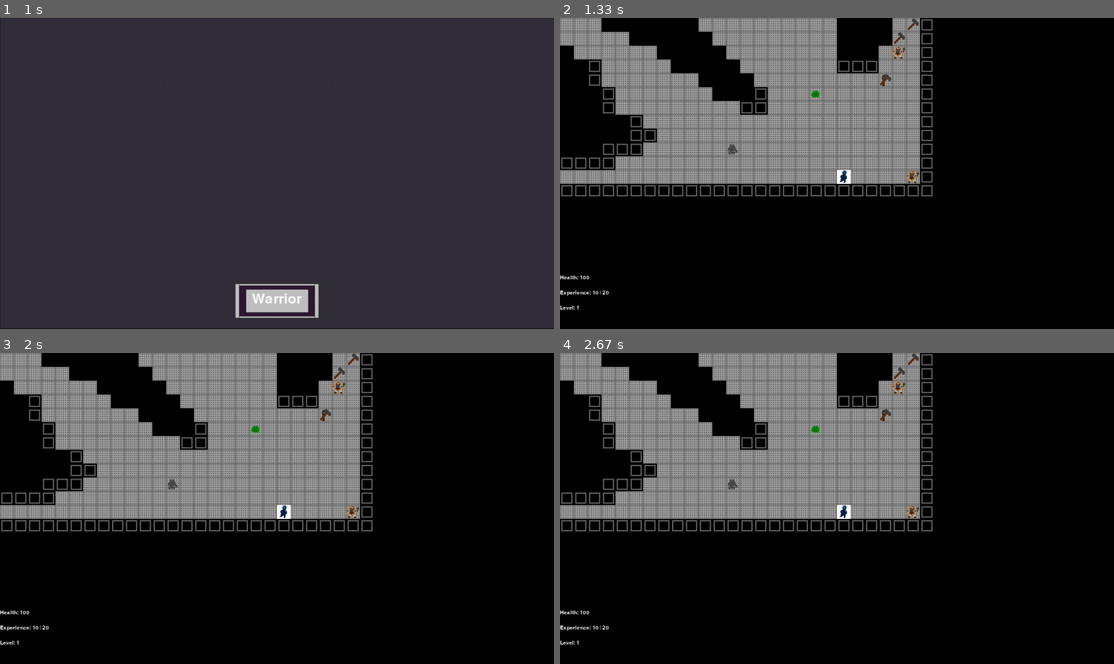
Above: before the commit, frames 1-4 (two rows, left to right).
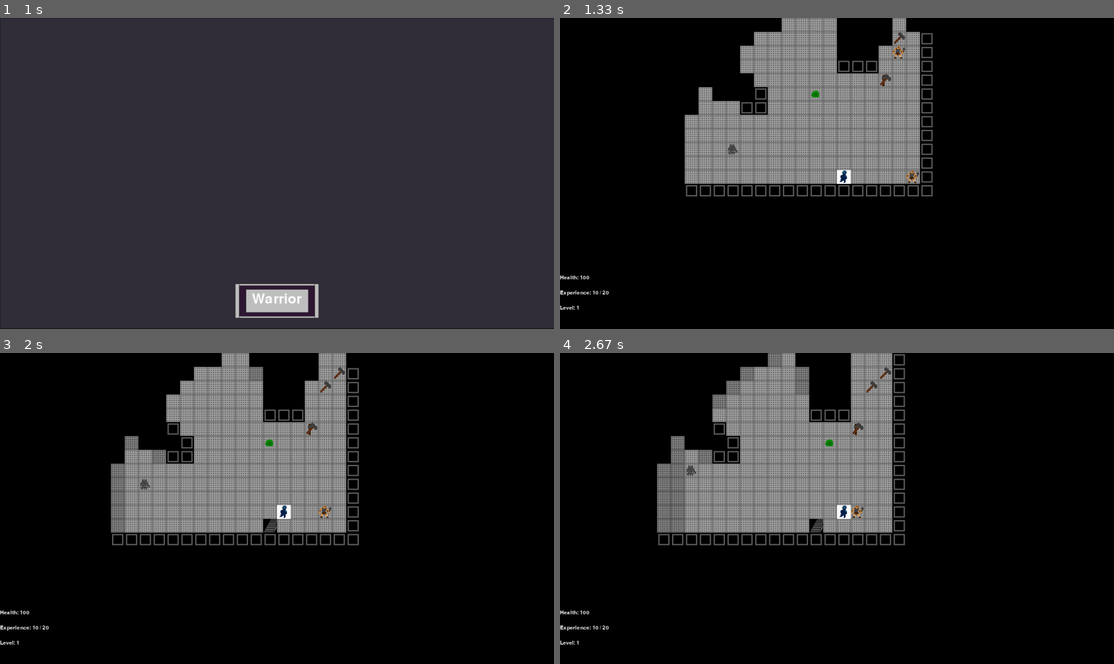
Above: after the commit, the same moments.

Repository: Leemoose/Roguelike-Framework
Game: pygame game, started from roguewriting.py
Two runs of this game, one before a commit and one after it. Both use one fixed random seed, a clock stepped at 60 frames per second and the inputs below.
Inputs:
- Up to frame 1 (1 s): tap 1 at 0.33, 0.67 s
- Up to frame 2 (1.33 s): tap 1 at 1 s
- Up to frame 3 (2 s): hold Right 1.33-1.8 s; hold Up from 1.83 s (still down)
- Up to frame 4 (2.67 s): release Up at 2.13 s; hold Right 2.17-2.63 s

Frame 1 is identical in both runs. In frame 2, 8.8% of the frame differs, in the area x 0-68%, y 0-58%; in frame 3, 16%; in frame 4, 19%, in the area x 0-68%, y 0-62%.

Commit message:
Added some more slightly hacky sight features

Diff:
--- a/display.py
+++ b/display.py
@@ -63,14 +63,18 @@
                     pass
                 elif floormap.track_map[x][y].seen == False:
                     pass
+                elif floormap.track_map[x][y].visible == True:
+                    tag = tileDict.tile_string(floormap.get_tag(x, y))
+                    self.win.blit(tag, (self.textSize * (x - x_start), self.textSize * (y - y_start)))
                 else:
-                    tag = tileDict.tile_string(floormap.get_tag(x,y))
+                    tag = tileDict.tile_string(floormap.track_map[x][y].shaded_render_tag)
+
                     self.win.blit(tag, (self.textSize * (x - x_start), self.textSize * (y - y_start)))
 
         for key in item_ID.subjects:
             item = item_ID.get_subject(key)
             if (item.x >= x_start and item.x < x_end and item.y >= y_start and item.y < y_end):
-                if floormap.track_map[item.x][item.y].seen:
+                if floormap.track_map[item.x][item.y].visible:
                     item_tile = tileDict.tile_string(item.render_tag)
                     self.win.blit(item_tile, (self.textSize * (item.x - x_start), self.textSize * (item.y - y_start)))
 
@@ -80,7 +84,7 @@
             monster = monsterID.get_subject(key)
             if monster.character.is_alive():
                 if (monster.x >= x_start and monster.x < x_end and monster.y >= y_start and monster.y < y_end):
-                    if floormap.track_map[monster.x][monster.y].seen:
+                    if floormap.track_map[monster.x][monster.y].visible:
                         monster_tile = tileDict.tile_string(monster.render_tag)
                         self.win.blit(monster_tile, (self.textSize*(monster.x - x_start), self.textSize*(monster.y - y_start)))
             else:
--- a/keyboard.py
+++ b/keyboard.py
@@ -8,6 +8,10 @@
         keys_to_string[pygame.K_a] = "a"
         keys_to_string[pygame.K_s] = "s"
         keys_to_string[pygame.K_d] = "d"
+        keys_to_string[pygame.K_UP] = "w"
+        keys_to_string[pygame.K_LEFT] = "a"
+        keys_to_string[pygame.K_DOWN] = "s"
+        keys_to_string[pygame.K_RIGHT] = "d"
         keys_to_string[pygame.K_i] = "i"
         keys_to_string[pygame.K_g] = "g"
         keys_to_string[pygame.K_u] = "u"
@@ -17,6 +21,7 @@
         keys_to_string[pygame.K_PERIOD] = "."
         keys_to_string[146] = ">"
         keys_to_string[144] = "<"
+
         self.keys_to_string = keys_to_string
 
     def key_string(self, key, shift_pressed):
--- a/mapping.py
+++ b/mapping.py
@@ -23,9 +23,12 @@
         file = 'assets/P.png'
         player_image = image.load(file)
         tiles = {}
-        tiles[0] = image.load("assets/basic_wall.png")
-        tiles[1] = image.load("assets/basic_floor.png")
+        tiles[1] = image.load("assets/basic_wall.png")
+        tiles[-1] = image.load("assets/basic_wall.png")
+        tiles[2] = image.load("assets/basic_floor.png")
+        tiles[-2] = image.load("assets/basic_floor_shaded.png")
         tiles[90] = image.load("assets/stairs_up.png")
+        tiles[-90] = image.load("assets/stairs_up.png")
         tiles[200] = player_image
         tiles[101] = image.load("assets/orc.png")
         tiles[102] = image.load("assets/slime.png")
@@ -127,7 +130,7 @@
         for x in range(length):
             for y in range(depth):
                 if startx + x >= 0 and startx + x < self.width and starty+y >= 0 and starty + y < self.height:
-                    tile = O.Tile(startx + x, starty + y, 0, True)
+                    tile = O.Tile(startx + x, starty + y, 1, True)
                     self.tile_map[startx + x][starty + y] = tile
 
 
@@ -253,7 +256,7 @@
         self.track_map = []
         self.stairs = []
         for x in range(self.width):
-            self.track_map.append([O.Tile(x, y, 0, False) for y in range(self.height)])
+            self.track_map.append([O.Tile(x, y, 1, False) for y in range(self.height)])
         self.cellular_caves()
         self.render_to_map()
         self.place_stairs()
@@ -307,16 +310,16 @@
             temp = []
             for y in range(self.height):
                 if self.track_map_render[x][y] == 1:
-                    temp.append(O.Tile(x, y, 1, True))
+                    temp.append(O.Tile(x, y, 2, True))
                 else:
-                    temp.append(O.Tile(x, y, 0, False))
+                    temp.append(O.Tile(x, y, 1, False))
             self.track_map.append(temp)
 
 
     def carve_rooms(self):
         for x in range(self.width - 2):
             for y in range(self.height - 2):
-                tile = O.Tile(x+1, y+1, 1, True)
+                tile = O.Tile(x+1, y+1, 2, True)
                 self.track_map[x+1][y+1] = tile
 
     def place_stairs(self):
--- a/objects.py
+++ b/objects.py
@@ -3,6 +3,7 @@
     def __init__(self, x, y, id_tag, render_tag, name):
         self.id_tag = id_tag
         self.render_tag = render_tag
+        self.shaded_render_tag = -render_tag
         self.name = name
         self.x = x
         self.y = y
@@ -24,6 +25,7 @@
         super().__init__(x, y, id_tag, render_tag, "Tile")
         self.passable = passable
         self.seen = False
+        self.visible = False
 
 class Stairs(Tile):
     def __init__(self, x, y, render_tag = 0, passable = True, id_tag = 0):
--- a/shadowcasting.py
+++ b/shadowcasting.py
@@ -2,15 +2,25 @@
 from fractions import Fraction
 #https://github.com/370417/symmetric-shadowcasting/blob/master/example.py
 def compute_fov(origin, tile_map):
-    x,y = origin
-    tile_map[x][y].seen = True
+    for x in range(len(tile_map[0])): #Maybe need a better place to put this and more effective way to do
+        for y in range(len(tile_map)):
+            tile_map[x][y].visible = False
+    x1,y1 = origin
+    tile_map[x1][y1].seen = True
+    tile_map[x1][y1].visible = True
 
     for i in range(4):
         quadrant = Quadrant(i, origin)
 
+        def distance(tile):
+            x, y = quadrant.transform(tile)
+            return ((x-x1)**2+(y-y1)**2)**(1/2)
+
         def reveal(tile):
             x, y = quadrant.transform(tile)
-            tile_map[x][y].seen = True
+            if (distance(tile) < 12): #Need a better place to put this shadowing number
+                tile_map[x][y].seen = True
+                tile_map[x][y].visible = True
 
         def is_wall(tile):
             if tile is None:
Binary file added: assets/basic_floor_shaded.png
Not shown, changed: .DS_Store
Not shown, changed: Sprites/basic_floor.piskel
Not shown, added: Sprites/basic_floor_shaded.piskel
